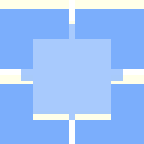
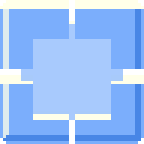
Revision of a layered 144 × 144 image; what changed, layer by layer:
painted on "shine" over [left=0, top=0, right=144, bottom=141]
painted on "border" (2nd of 2) over [left=0, top=0, right=144, bottom=144]
painted on "pane" over [left=0, top=0, right=144, bottom=144]
